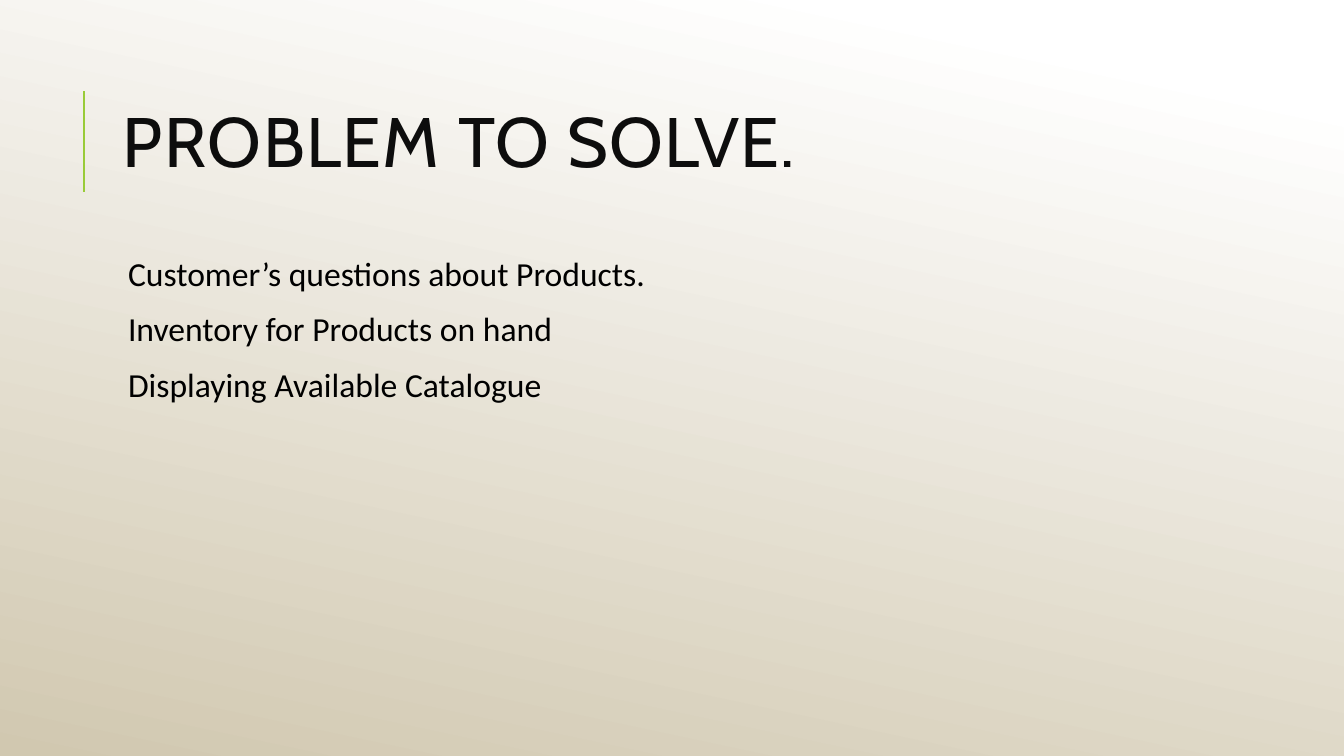
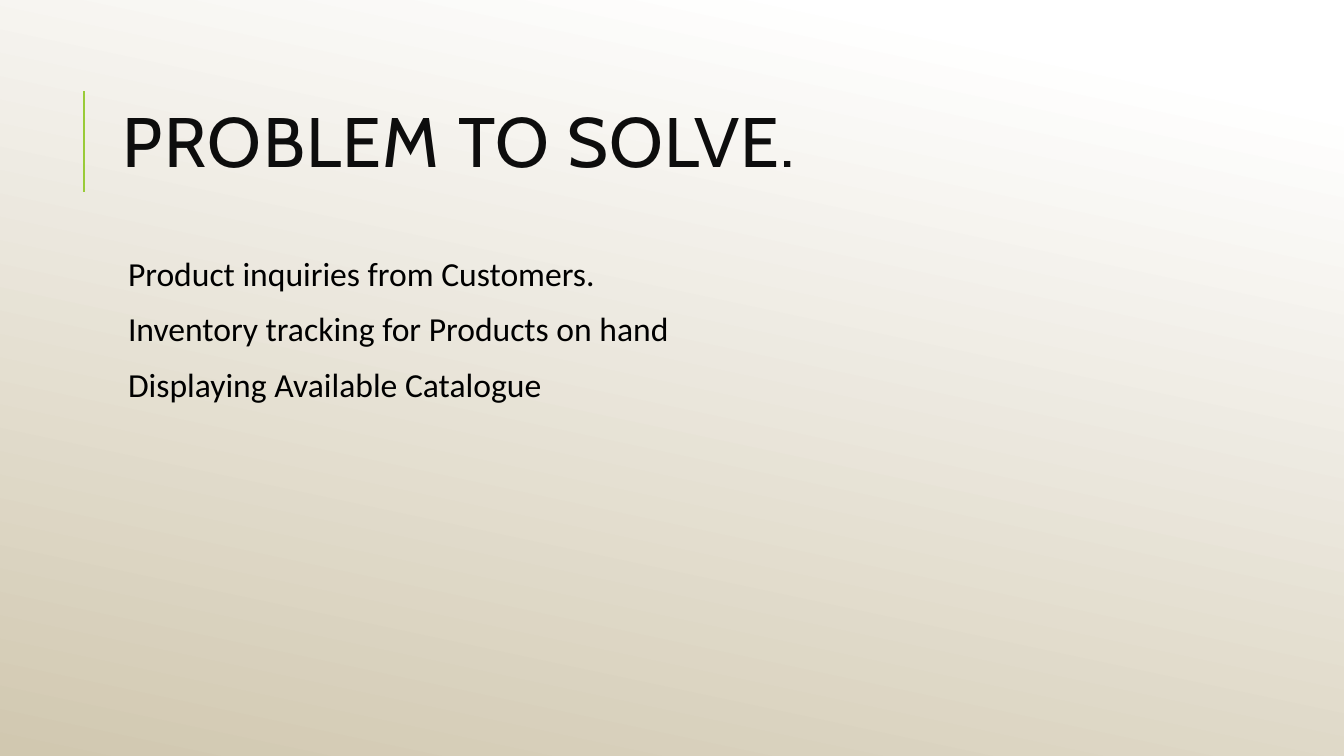
Before and after one commit to S-Apulu3008/CapstoneProject, a slide deck: slide 2 of PitchPresentation/PitchPresentation.pptx. Drawn at 1344x756 pixels with LibreOffice and Linux fonts; fonts in the diff are those of the drawing. Boxes give left, top, right and bottom in pixels: in the first picture for what was removed or moved away, otherwise in the second. Text is boxed around its words. In the diff, an @@ line names an element or a change of style, - is before the commit and + after.

```diff
--- a/PitchPresentation/PitchPresentation.pptx
+++ b/PitchPresentation/PitchPresentation.pptx
@@ text at (128,262,668,347): text changed @@
-  Customer’s questions about Products.
-  Inventory for Products on hand
+  Product inquiries from Customers.
+  Inventory tracking for Products on hand
```
Also in this commit, not shown: 2 other slides changed, 1 other file.
